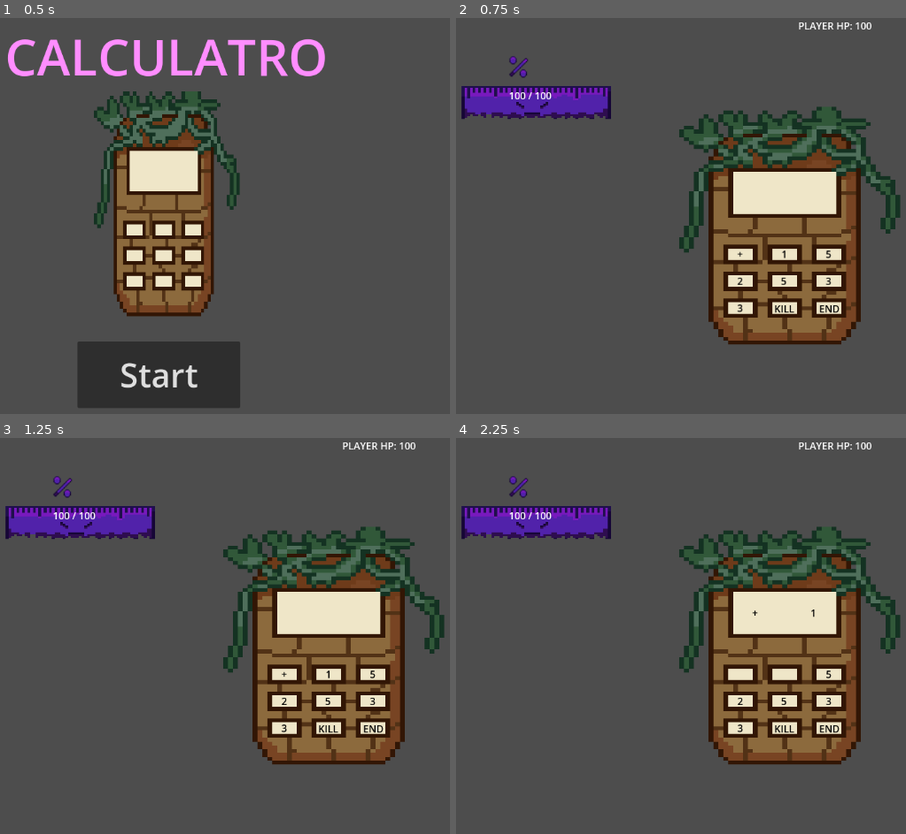
Above: before the commit, frames 1-4 (two rows, left to right).
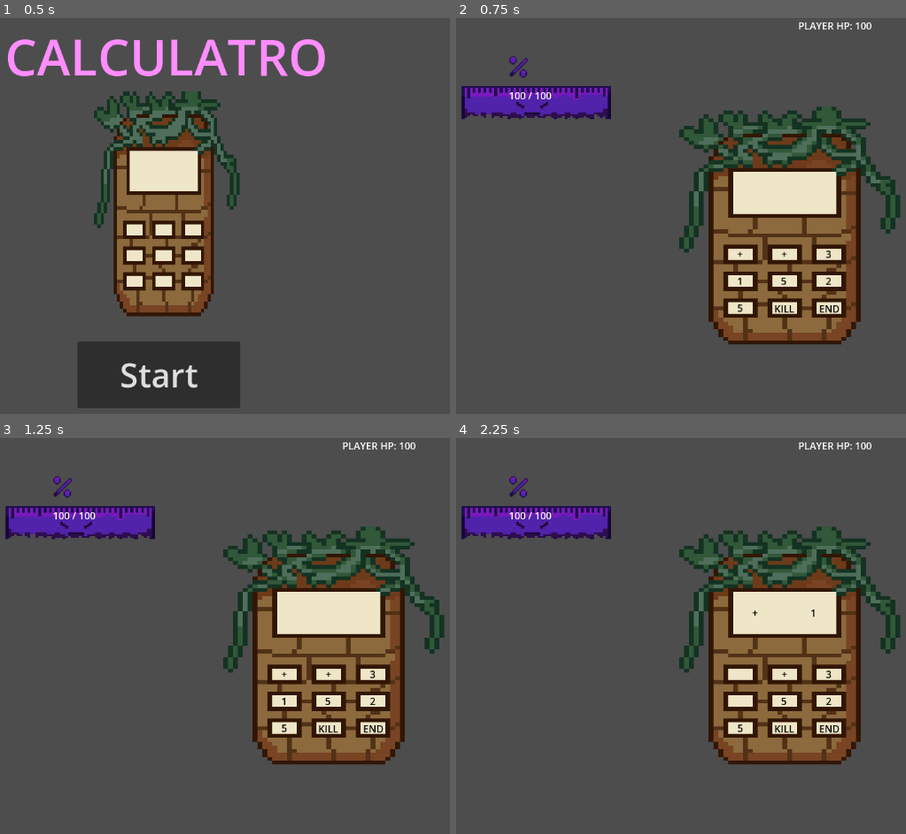
Above: after the commit, the same moments.

Repository: PalatronDead/Calculatro
Game: Godot game, scene res://scenes/main_menu.tscn
Two runs of this game, one before a commit and one after it. Both use one fixed random seed, a clock stepped at 60 frames per second and the inputs below.
Inputs:
- Up to frame 1 (0.5 s): no input
- Up to frame 2 (0.75 s): click "Start" at 0.5 s
- Up to frame 3 (1.25 s): no input
- Up to frame 4 (2.25 s): click "+" at 1.25 s; click "1" at 2 s

Frame 1 is identical in both runs. In frame 2, less than 0.1% of the frame differs, in the area x 62-84%, y 58-74%; in frame 3, less than 0.1%; in frame 4, less than 0.1%.

Commit message:
FEAT: Added reroll in the reward screen, added the possibility to pick 2 tokens and reduced the amount of tokens

Diff:
--- a/battle_manager.gd
+++ b/battle_manager.gd
@@ -83,6 +83,7 @@
 	RunManager.hp_changed.connect(_update_player_ui)
 	calculator_ui.attack_made.connect(_on_player_attack)
 	calculator_ui.turn_ended.connect(_on_turn_ended)
+	reward_screen.reroll_selected.connect(_on_reroll_selected)
 	start_battle()
 
 
@@ -130,7 +131,7 @@
 				calculator_ui.draw_hand(RunManager.shuffle_deck(RunManager.deck))
 				print("Shuffleando los shuffles")
 			else:
-				game_over()
+				calculator_ui.draw_hand(RunManager.shuffle_deck(RunManager.return_deck_after_losing_it_all()))
 
 func _on_enemy_died():
 	calculator_ui.hide()
@@ -141,7 +142,7 @@
 
 	reward_screen.set_rewards(random_reward)
 	var selection = await reward_screen.reward_selected
-	print("Player chose: ", selection.display_name)
+	print("Player chose: ", selection[0].display_name, selection[1].display_name)
 	RunManager.add_item_to_deck(selection)
 	calculator_ui.show()
 	SoundManager.play_sfx(preload("res://sfx/hitHurt.wav"))
@@ -149,6 +150,14 @@
 	calculator_ui.draw_hand(RunManager.shuffle_deck(RunManager.deck))
 	RunManager.current_hp = RunManager.max_hp
 
+func _on_reroll_selected(amountOfRerolls: int):
+	if(amountOfRerolls == 1):
+		var random_reward: Array[ItemData] = []
+		for i in range(3):
+			random_reward.append(reward_pool.pick_random())
+		reward_screen.set_rewards(random_reward)
+	else:
+		pass
 
 func game_over():
 	await get_tree().create_timer(0.5).timeout
--- a/run_manager.gd
+++ b/run_manager.gd
@@ -3,6 +3,7 @@
 var max_hp: int = 100
 var current_hp: int = 100
 var deck: Array[ItemData] = []
+var runDeck: Array[ItemData] = []
 
 signal hp_changed(new_amount)
 signal deck_changed
@@ -21,11 +22,8 @@
 	preload("res://resources/number_two.tres"),
 	preload("res://resources/number_three.tres"),
 	preload("res://resources/number_three.tres"),
-	preload("res://resources/number_three.tres"),
 	preload("res://resources/number_four.tres"),
 	preload("res://resources/number_four.tres"),
-	preload("res://resources/number_four.tres"),
-	preload("res://resources/number_five.tres"),
 	preload("res://resources/number_five.tres"),
 	preload("res://resources/number_five.tres"),
 	preload("res://resources/op_plus.tres"),
@@ -33,12 +31,12 @@
 	preload("res://resources/op_plus.tres"),
 	preload("res://resources/op_plus.tres"),
 	preload("res://resources/op_plus.tres"),
-	preload("res://resources/op_plus.tres"),
-	preload("res://resources/op_plus.tres")
 ]
+	runDeck = deck.duplicate()
 
-func add_item_to_deck(item: ItemData):
-	deck.append(item)
+func add_item_to_deck(itemArray: Array[ItemData]):
+	deck.append_array(itemArray)
+	runDeck.append_array(itemArray)
 	deck_changed.emit()
 
 func modifiy_hp(amount: int):
@@ -48,3 +46,7 @@
 func shuffle_deck(deck: Array[ItemData]) -> Array[ItemData]:
 	deck.shuffle()
 	return deck
+
+func return_deck_after_losing_it_all():
+	deck = runDeck.duplicate()
+	return deck
--- a/scenes/ui/reward_screen.gd
+++ b/scenes/ui/reward_screen.gd
@@ -2,8 +2,16 @@
 
 @onready var item_display_scene = preload("res://scenes/ui/item_display.tscn")
 @onready var reward_container = $RewardContainer
+@onready var reward_label = $RewardLabel
+@onready var reroll_button = $RerollButton
+@onready var reroll_label = $RerollLabel
+
+var amountOfRewards: int = 1
+var amountOfRerolls: int = 1
+var rewardsArray: Array[ItemData]
 
 signal reward_selected(item: ItemData)
+signal reroll_selected(rerollAmount: int)
 
 var data: ItemData
 
@@ -11,14 +19,28 @@
 	for child in reward_container.get_children():
 			child.queue_free()
 
+	reroll_button.pressed.connect(_on_reroll_button_clicked)
 
 	for item_data in items:
 		var reward_button = item_display_scene.instantiate()
 		reward_container.add_child(reward_button)
 		reward_button.setup(item_data)
-		reward_button.item_selected.connect(_on_button_clicked)
+		reward_button.item_selected.connect(_on_button_clicked.bind(reward_button))
 	show()
 
-func _on_button_clicked(item: ItemData):
-	reward_selected.emit(item)
-	hide()
+func _on_button_clicked( item: ItemData, reward_button: ItemDisplay):
+	rewardsArray.append(item)
+	reward_button.queue_free()
+	if(amountOfRewards == 1):
+		reward_label.text = 'Rewards Collected 1/2'
+		amountOfRewards += 1
+	else:
+		reward_label.text = 'Rewards Collected 2/2'
+		reward_selected.emit(rewardsArray)
+		amountOfRewards = 1
+		hide()
+
+func _on_reroll_button_clicked():
+	reroll_selected.emit(amountOfRerolls)
+	reroll_label.text = 'Rerolls 1/1'
+	amountOfRerolls += 1
--- a/scenes/ui/reward_screen.tscn
+++ b/scenes/ui/reward_screen.tscn
@@ -11,7 +11,7 @@
 grow_vertical = 2
 script = ExtResource("1_omiye")
 
-[node name="Panel" type="Panel" parent="."]
+[node name="Background" type="Panel" parent="."]
 layout_mode = 0
 offset_right = 1151.0
 offset_bottom = 650.0
@@ -34,11 +34,38 @@
 theme_override_constants/separation = 12
 alignment = 1
 
-[node name="Label" type="Label" parent="."]
+[node name="TitleLabel" type="Label" parent="."]
 layout_mode = 0
-offset_left = 276.0
-offset_top = 88.0
-offset_right = 814.0
-offset_bottom = 162.0
+offset_left = 282.0
+offset_top = 62.0
+offset_right = 820.0
+offset_bottom = 136.0
 theme_override_font_sizes/font_size = 54
 text = "Choose your Reward"
+
+[node name="RewardLabel" type="Label" parent="."]
+layout_mode = 0
+offset_left = 373.0
+offset_top = 134.0
+offset_right = 736.0
+offset_bottom = 200.0
+theme_override_font_sizes/font_size = 34
+text = "Rewards Collected 0/2"
+
+[node name="RerollButton" type="Button" parent="."]
+layout_mode = 0
+offset_left = 440.0
+offset_top = 454.0
+offset_right = 667.0
+offset_bottom = 519.0
+theme_override_font_sizes/font_size = 34
+text = "Reroll"
+
+[node name="RerollLabel" type="Label" parent="."]
+layout_mode = 0
+offset_left = 485.0
+offset_top = 546.0
+offset_right = 627.0
+offset_bottom = 618.0
+theme_override_font_sizes/font_size = 28
+text = "Rerolls 0/1"
